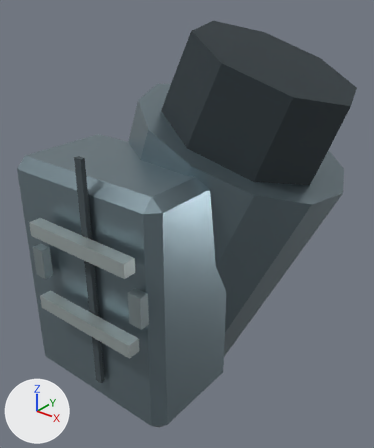
The glTF model Resource/Export/Modules/Outfit_HeavyCombat_Female_Normal_Cuff_R.glb as it was, and as the next commit left it.
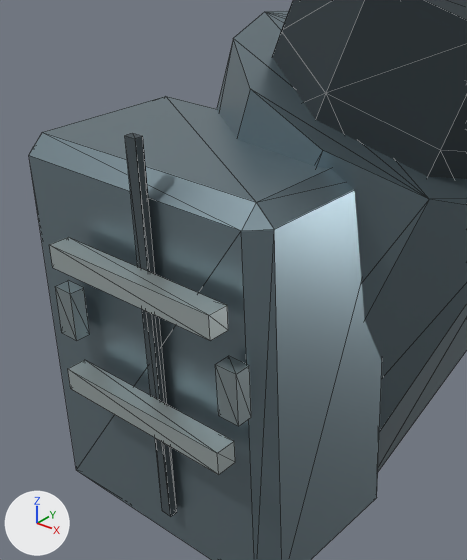
Old and new are each drawn whole from a 50 mm lens placed at (-0.18, -0.286, 1.217), pointed at (-0.388, -0.026, 1.056) and again close up on the part from 0% to 74% of the width and 17% to 91% of the height. Every picture has the same lights, and +X, +Y and +Z are marked at lower left. The last two pictures show the newer version. The close-ups show mesh edges as thin lines. Vertices at exactly the same position are counted once.

In view in the first close-up: 'Outfit_HeavyCombat_Female_Normal_Cuff_R'.
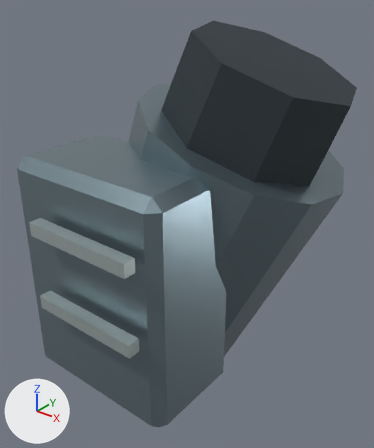
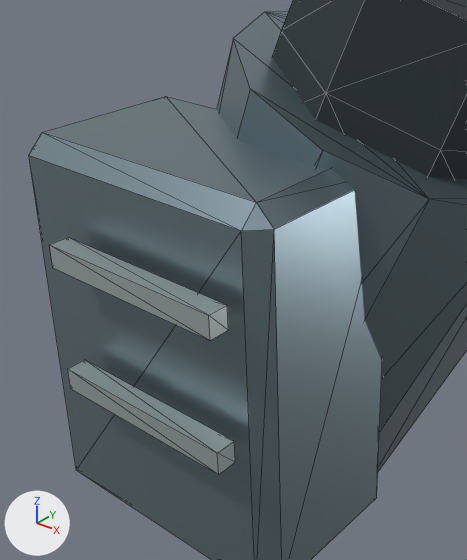
Location of each change, (x1, y1, x2, y2) in pixels of the close-ups (467 x 560 px):
part 1 of me_outfit_heavycombat_female_normal_cuff_r_mesh_001, deleted
    before: (215, 356, 251, 426)
part 2 of me_outfit_heavycombat_female_normal_cuff_r_mesh_001, deleted
    before: (125, 133, 177, 516)
part 3 of me_outfit_heavycombat_female_normal_cuff_r_mesh_001, deleted
    before: (55, 280, 90, 341)

The edits, one by one:
me_outfit_heavycombat_female_normal_cuff_r_mesh_001 is used by ob_outfit_heavycombat_female_normal_cuff_r; location (0.0, 0.0, 0.0).
me_outfit_heavycombat_female_normal_cuff_r_mesh_001 had 124 vertices, 198 faces and spanned x -0.486..-0.289, y -0.127..0.073, z 0.917..1.19.
me_outfit_heavycombat_female_normal_cuff_r_mesh_001 now has 100 vertices, 162 faces and spans x -0.486..-0.289, y -0.127..0.073, z 0.917..1.19.
me_outfit_heavycombat_female_normal_cuff_r_mesh_001 part 1: the loose piece of 8 vertices spanning x -0.351..-0.342, y -0.123..-0.117, z 1.044..1.064 is deleted.
me_outfit_heavycombat_female_normal_cuff_r_mesh_001 part 2: the loose piece of 8 vertices spanning x -0.39..-0.385, y -0.119..-0.116, z 0.977..1.13 is deleted.
me_outfit_heavycombat_female_normal_cuff_r_mesh_001 part 3: the loose piece of 8 vertices spanning x -0.433..-0.424, y -0.123..-0.117, z 1.044..1.064 is deleted.
me_outfit_heavycombat_female_normal_cuff_r_mesh_001 no longer uses material mat_fabric_seam (greyish blue #424d52).
me_outfit_heavycombat_female_normal_cuff_r_mesh_001 no longer uses material mat_fastener_titanium (grey #a8b6ba).
